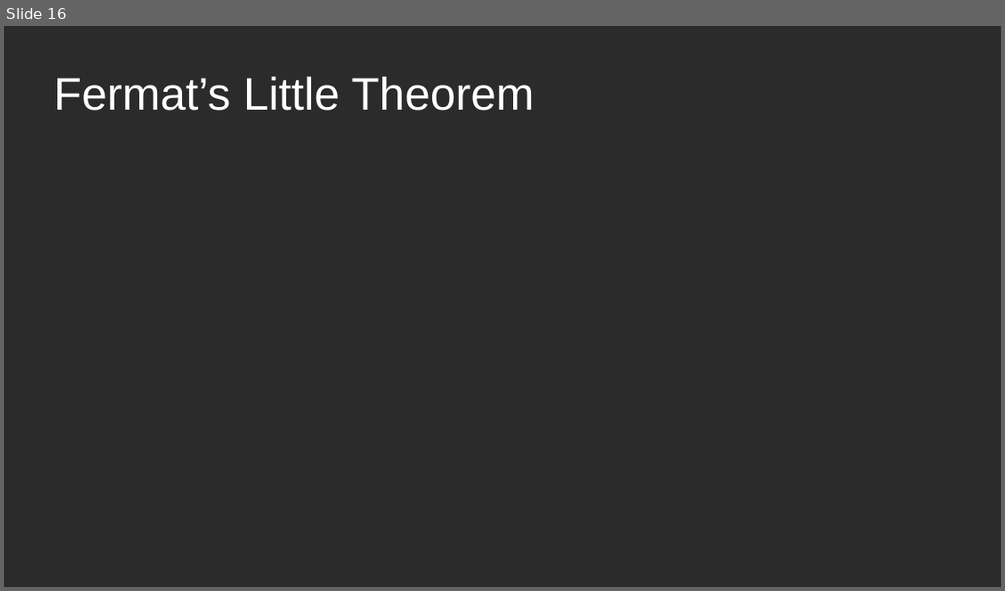
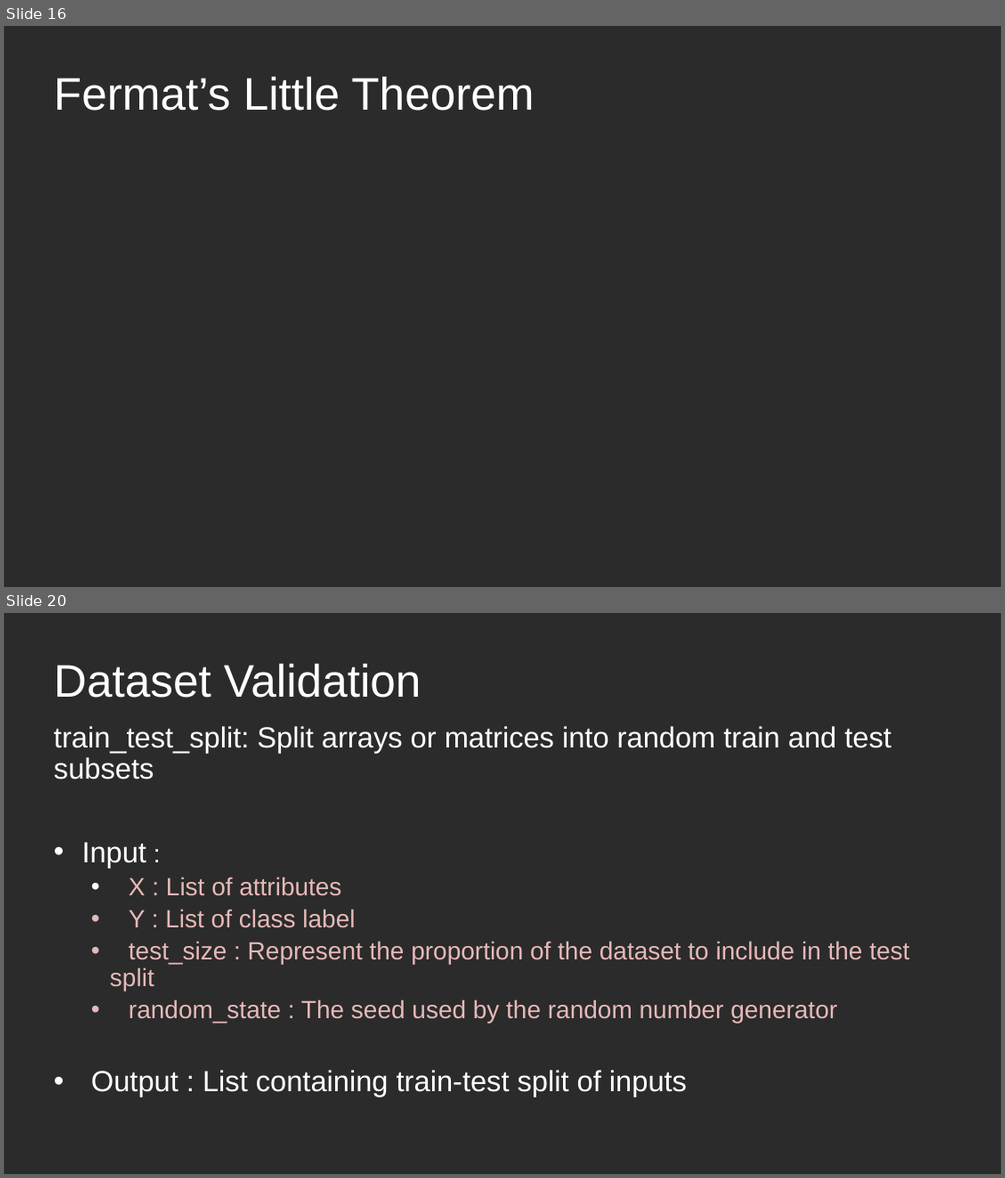
Before and after one commit to rohansaha/CSC-635-Data-Mining-, a slide deck: Classifying natural numbers.pptx. Shown one above the other, each under a label of ours: slide 16 before the commit, slides 16 and 20 after it; the slides between them are not shown. The pictures are 1005x591 and 1005x1178 pixels, drawn with LibreOffice and Linux fonts; fonts in the diff are those of the drawing; grey boxes stand for pictures; background and template pictures are left out; a plain dark background stands for a picture behind light text. Boxes give left, top, right and bottom in pixels: in the first picture for what was removed or moved away, otherwise in the second. Text is boxed around its words. In the diff, an @@ line names an element or a change of style, - is before the commit and + after.

```diff
--- a/Classifying natural numbers.pptx
+++ b/Classifying natural numbers.pptx
@@ slide 20 added at [4, 613, 1001, 1174], background picture (left out) @@
@@ title added at [54, 664, 421, 698], 44 pt, text #FFFFFF @@
+Dataset Validation
@@ text added at [54, 726, 909, 1096], 24 pt, text #E6B9B8 @@
+train_test_split: Split arrays or matrices into random train and test subsets
+• Input :
+  • X : List of attributes
+  • Y : List of class label
+  • test_size : Represent the proportion of the dataset to include in the test split
+  • random_state : The seed used by the random number generator
+• Output : List containing train-test split of inputs
```
Also in this commit, not shown: 4 other slides added.
